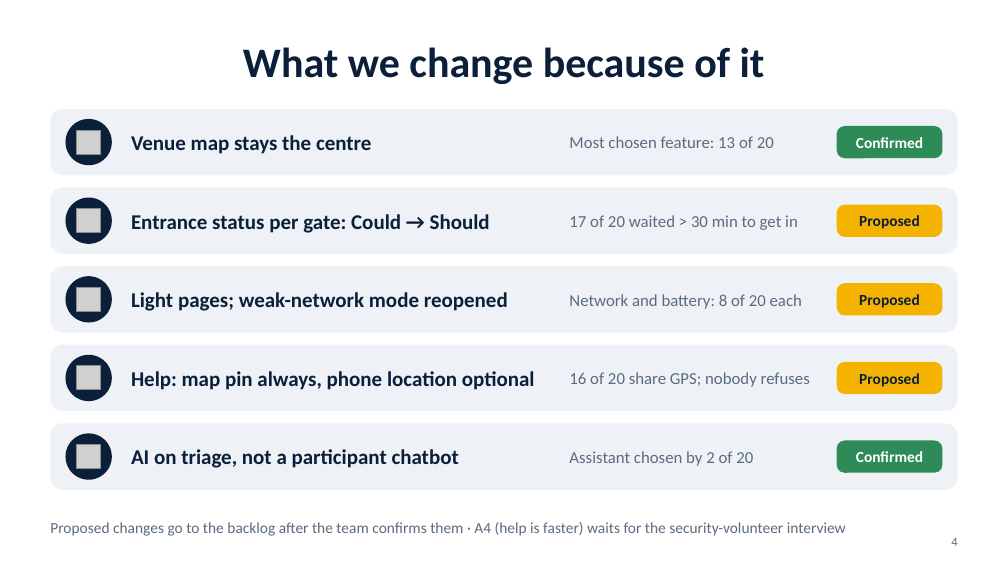
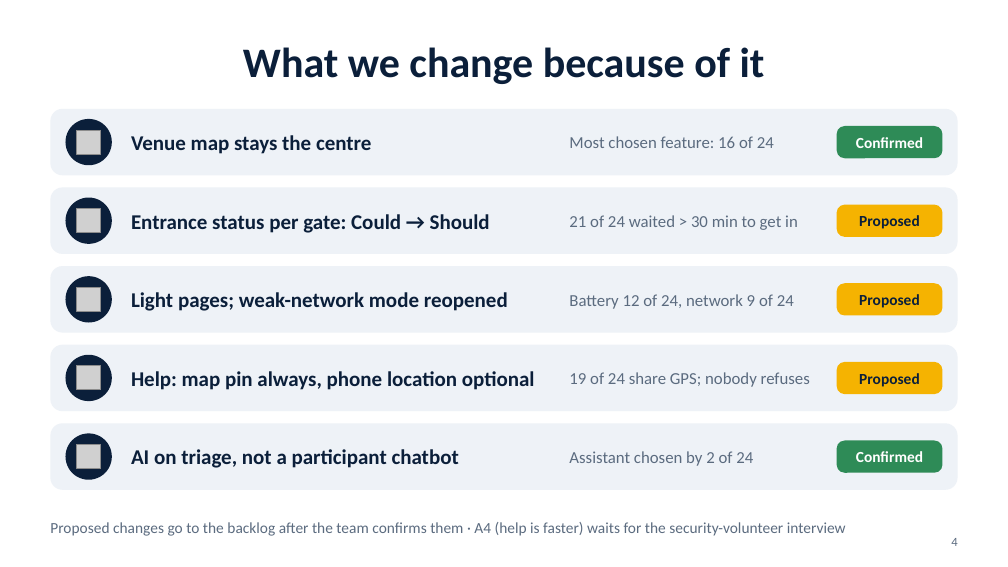
Before and after one commit to tomasoliveira21/LABDSOF, a slide deck: slide 4 of Docs/Presentation/Farol_Sprint_A_Presentation.pptx. Drawn at 1008x567 pixels with LibreOffice and Linux fonts; fonts in the diff are those of the drawing; grey boxes stand for pictures. Boxes give left, top, right and bottom in pixels: in the first picture for what was removed or moved away, otherwise in the second. Text is boxed around its words. In the diff, an @@ line names an element or a change of style, - is before the commit and + after.

```diff
--- a/Docs/Presentation/Farol_Sprint_A_Presentation.pptx
+++ b/Docs/Presentation/Farol_Sprint_A_Presentation.pptx
@@ text at [569, 136, 774, 148]: text changed @@
-Most chosen feature: 13 of 20
+Most chosen feature: 16 of 24
@@ text at [569, 215, 798, 230]: text changed @@
-17 of 20 waited > 30 min to get in
+21 of 24 waited > 30 min to get in
@@ text at [569, 294, 794, 309]: text changed @@
-Network and battery: 8 of 20 each
+Battery 12 of 24, network 9 of 24
@@ text at [569, 372, 810, 387]: text changed @@
-16 of 20 share GPS; nobody refuses
+19 of 24 share GPS; nobody refuses
@@ text at [569, 451, 753, 466]: text changed @@
-Assistant chosen by 2 of 20
+Assistant chosen by 2 of 24
```
Also in this commit, not shown: 2 other slides changed, 3 other files.
